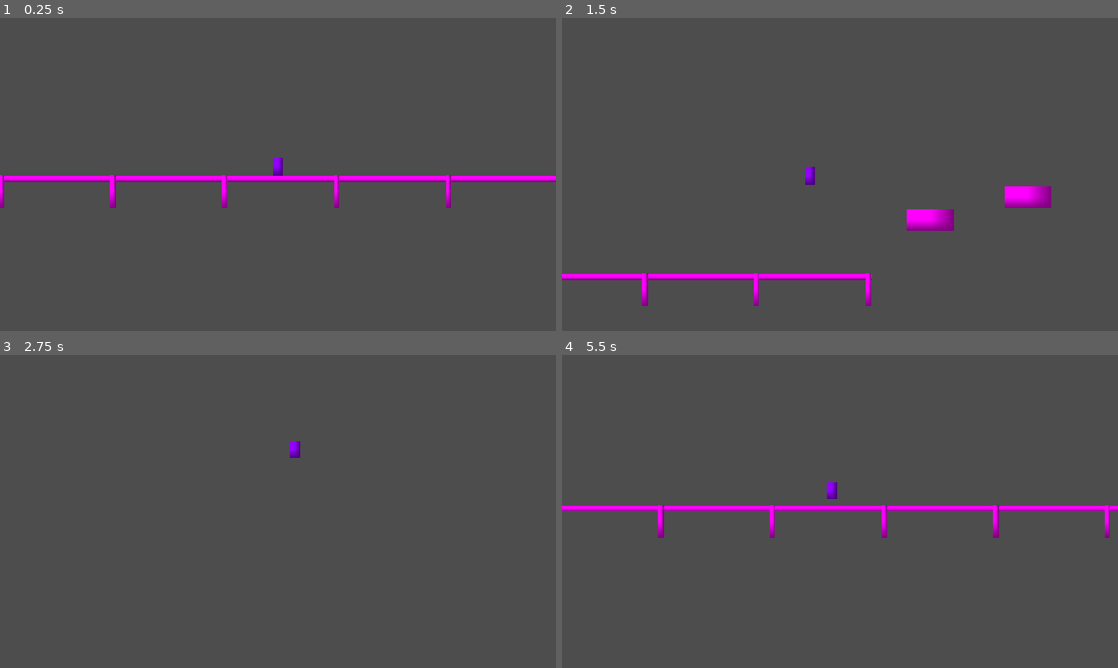
Above: before the commit, frames 1-4 (two rows, left to right).
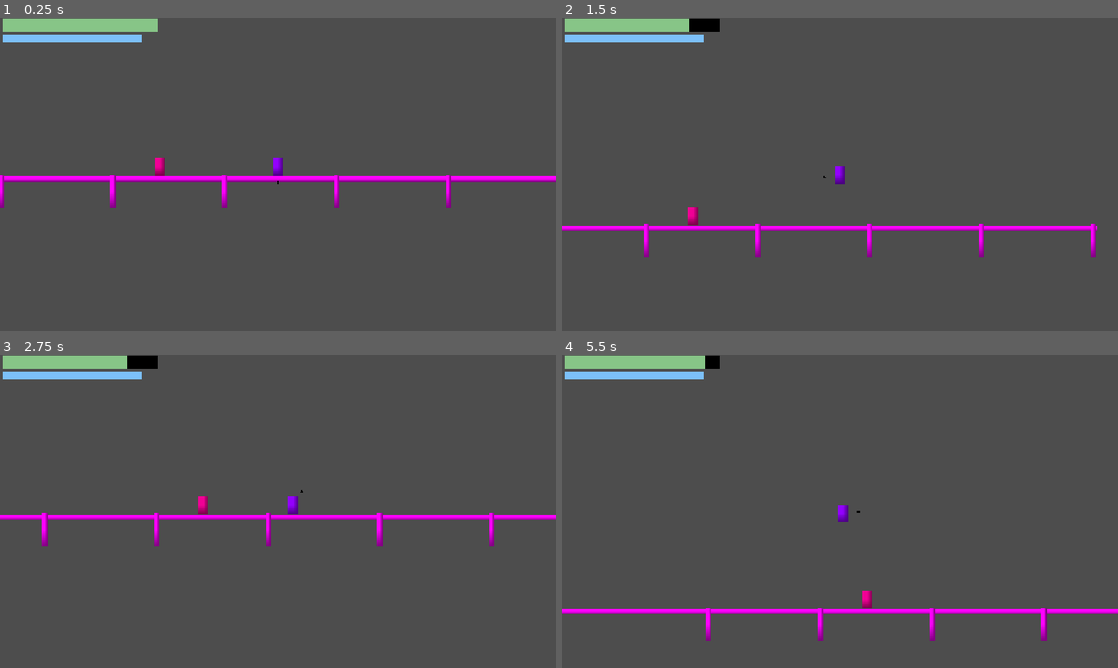
Above: after the commit, the same moments.

Repository: sharwenn-dev/cerulean_eclipse
Game: Godot game, scene res://scenes/test_world.tscn
The game is run twice, just before and just after one commit, with the same random seed, the same clock (stepped at 60 frames per second) and the same inputs.
Inputs (mouse positions are in pixels of both pictures, inside the frame that each line leads up to):
- Up to frame 1 (0.25 s): no input
- Up to frame 2 (1.5 s): tap Enter (ui_accept) at 0.5, 0.77, 1.07 s; move the mouse to (962, 158) at 0.52 s; hold D (ui_right) from 0.53 s (still down); click (962, 158) at 0.6 s; tap H (test_damage, bound only after the commit) at 0.8, 1.35 s; move the mouse to (728, 190) at 1.27 s
- Up to frame 3 (2.75 s): tap Enter (ui_accept) at 1.52, 1.55, 1.82 s; move the mouse to (333, 442) at 2.02 s; release D (ui_right) at 2.03 s; hold A (ui_left) from 2.03 s (still down); hold Enter (ui_accept) from 2.03 s (still down); click (333, 442) at 2.3 s
- Up to frame 4 (5.5 s): move the mouse to (812, 574) at 2.77 s; release A (ui_left) at 2.78 s; release Enter (ui_accept) at 2.78 s; hold D (ui_right) 2.78-4.28 s; click (812, 574) at 2.85 s; tap Enter (ui_accept) at 3.02, 3.32, 4.52, 4.82 s; tap H (test_damage, bound only after the commit) at 3.05, 3.6, 5.1 s; move the mouse to (1006, 558) at 3.52 s; hold Enter (ui_accept) 3.53-4.28 s; tap R (reset) at 4.15 s; move the mouse to (673, 464) at 4.27 s; hold A (ui_left) 4.28-5.03 s; click (673, 464) at 4.35 s; move the mouse to (867, 511) at 5.02 s; hold D (ui_right) from 5.03 s (still down)

The runs differ from the first frame. In frame 1, 1.9% of the frame differs, in the area x 0-51%, y 0-54%; in frame 2, 6.4%, in the area x 0-97%, y 0-92%; in frame 3, 4.1%; in frame 4, 6.0%.

Commit message:
11/18 m1 logic endeavors
basic m1 timing and logic, endlag and hitstun for future. endlag and hitstun affect speed crudely by making it zero, could be better

Diff:
--- /dev/null
+++ b/entities/hit_dummy.gd
@@ -0,0 +1,12 @@
+extends CharacterBody2D
+
+
+const SPEED = 300.0
+const JUMP_VELOCITY = -400.0
+
+
+func _physics_process(delta: float) -> void:
+	# Add the gravity.
+	if not is_on_floor():
+		velocity += get_gravity() * delta
+	move_and_slide()
--- /dev/null
+++ b/entities/hit_dummy.tscn
@@ -0,0 +1,19 @@
+[gd_scene load_steps=4 format=3 uid="uid://d1k34gusl2yx6"]
+
+[ext_resource type="Script" uid="uid://dhls6b2gh05rt" path="res://entities/hit_dummy.gd" id="1_bixhv"]
+
+[sub_resource type="CapsuleShape2D" id="CapsuleShape2D_w1nkf"]
+
+[sub_resource type="PlaceholderTexture2D" id="PlaceholderTexture2D_bixhv"]
+
+[node name="HitDummy" type="CharacterBody2D" groups=["Enemies"]]
+script = ExtResource("1_bixhv")
+
+[node name="CollisionShape2D" type="CollisionShape2D" parent="."]
+shape = SubResource("CapsuleShape2D_w1nkf")
+
+[node name="Sprite2D" type="Sprite2D" parent="CollisionShape2D"]
+modulate = Color(0.94413567, 0.4548897, 0.58464, 1)
+position = Vector2(0, 4.7683716e-07)
+scale = Vector2(16, 28.000004)
+texture = SubResource("PlaceholderTexture2D_bixhv")
--- a/entities/player.gd
+++ b/entities/player.gd
@@ -11,7 +11,7 @@
 const HOVER_ACCELERATION: float = 2200.0   # Acceleration while hovering
 const ACCELERATION: float = 1200.0         # Default acceleration
 const HOVER_FRICTION: float = 3000.0       # Friction applied when hovering and no input
-const FRICTION: float = 2500.0             # Friction applied on the ground
+const FRICTION: float = 3500.0             # Friction applied on the ground
 
 # Gravity settings
 @export var base_gravity: float = 1000.0
@@ -34,9 +34,15 @@
 var hovering: bool = false
 var momentum: Vector2 = Vector2.ZERO  # Stores horizontal momentum (used for smoother transitions)
 
+# onready zone for hud elements and default children of player
+@onready var hud = $Camera2D/PlayerHud
+@onready var health_bar = $Camera2D/PlayerHud/health_bar
+@onready var hover_bar = $Camera2D/PlayerHud/hover_bar
+
 # Player states
 enum States {IDLE, JUMPING, FALLING, ON_GROUND, HOVERING}
 var state: States = States.IDLE
+var last_state: States = state
 
 # Player data for UI or other systems
 @export var data = {
@@ -44,6 +50,64 @@
 	"health": 100,
 	"hover": 100,
 }
+
+## -----START COMBAT THINGS-----
+# NEXT TIME i will make actually doing damage and detecting hits along with decreasing stun times per hit
+
+enum CombatState { NEUTRAL, ATTACKING, HITSTUN, ENDLAG }
+var combat_state: CombatState = CombatState.NEUTRAL
+
+# also many of these variables will go away when adding data for other weapons
+# they will be specific for the weapon and grabbed from there, not defined here
+var attack_index: int = 0
+var max_combo: int = 5
+var attack_timer: float = 0.0 #
+var attack_reset_time: float = 2  # time before combo reset
+var attack_length: float = 1.5 # attack speed, can only attack again when attack timer is below it
+var endlag_timer: float = 0.0
+var endlag_time: float = 1.0
+var cooldown_timer: float = 0.0
+var cooldown_time: float = 4.0 # how long after endlag before m1 combo can start again
+var hitstun_timer: float = 0.0
+var just_attacked: bool = false
+var can_attack: bool = true
+
+func attack():
+	if combat_state != CombatState.NEUTRAL or not can_attack:
+		return
+
+	combat_state = CombatState.ATTACKING
+	if attack_index < max_combo:
+		attack_index += 1
+		attack_timer = attack_reset_time
+		print("Attack ", attack_index)
+		_activate_hitbox(attack_index)
+		just_attacked = true
+		if attack_index >= max_combo:
+			_start_endlag()
+
+func _start_endlag():
+	endlag_timer = endlag_time
+	velocity = Vector2.ZERO  # big punishment ONLY IF MISSING FINAL ATTACK
+	combat_state = CombatState.ENDLAG
+	print("ENDLAG")
+
+func reset_combo():
+	attack_index = 0
+	attack_timer = 0
+	if combat_state == CombatState.ATTACKING:
+		combat_state = CombatState.NEUTRAL
+
+func apply_hitstun(dur: float):
+	hitstun_timer = dur
+	velocity = Vector2.ZERO  # stop player when hit just for testing
+	combat_state = CombatState.HITSTUN
+
+func _activate_hitbox(index: int):
+	# connect this to Area2D hitbox
+	print("hitbox active for attack ", index)
+
+## -----END COMBAT THINGS-----
 
 # State handlers for organization
 var state_handlers := {}
@@ -58,8 +122,12 @@
 		States.HOVERING: _enter_hovering,
 	}
 
+	# other player setup
+	hud.show()
+
 # Change player state and call corresponding enter function
 func set_state(new_state) -> void:
+	last_state = state
 	state = new_state
 	if state_handlers.has(state):
 		state_handlers[state].call()
@@ -80,6 +148,18 @@
 func _enter_hovering():
 	gravity = hover_gravity
 	is_jumping = false  # Reset jump status while hovering
+
+func take_damage(amount: int):
+	data.health -= amount
+
+	if data.health < 0: # clamp may or may not be needed
+		data.health = 0
+
+	apply_hitstun(1)
+
+	if data.health <= 0:
+		# death mechanics
+		get_tree().call_deferred("reload_current_scene")
 
 # Apply a normal jump
 func do_jump():
@@ -99,14 +179,69 @@
 	jump_timer = 0.0
 	jump_buffer = 0.0
 
+# for now this is only for hud updates
+func _process(_delta: float) -> void:
+	health_bar.max_value = data.max_health
+	health_bar.value = data.health
+	hover_bar.value = data.hover
+
 func _physics_process(delta: float) -> void:
 	# Get player input
 	var input_x = Input.get_axis("ui_left", "ui_right")
 	var input_y = Input.get_axis("ui_up", "ui_down")
 
-	# Reset button functionality
-	if Input.is_action_just_pressed("reset"):
+	# TESTING BUTTONS
+	if Input.is_action_just_pressed("reset"): # R key
 		get_tree().call_deferred("reload_current_scene")
+	if Input.is_action_just_pressed("test_damage"): # H key
+		take_damage(10)
+
+	## -----START COMBAT THINGS-----
+
+	# attack inputs
+	if Input.is_action_just_pressed("attack"):
+		if combat_state == CombatState.NEUTRAL:
+			attack()
+		# could add if statement here to queue up attacks if pressed early
+
+	# hitstun
+	if combat_state == CombatState.HITSTUN:
+		hitstun_timer -= delta
+		if hitstun_timer <= 0:
+			combat_state = CombatState.NEUTRAL
+		move_and_slide()
+		return
+
+	# endlag and cooldowns
+	if combat_state == CombatState.ENDLAG:
+		endlag_timer -= delta
+		velocity = Vector2.ZERO
+
+		if endlag_timer <= 0.0:
+			combat_state = CombatState.NEUTRAL
+			can_attack = false
+			reset_combo()
+			cooldown_timer = cooldown_time
+			return
+		move_and_slide()
+		return
+	if cooldown_timer > 0.0:
+		cooldown_timer -= delta
+	else:
+		if can_attack == false:
+			print("REFRESHED!")
+			can_attack = true
+
+	# attack timer for combo continuation
+	if combat_state == CombatState.ATTACKING or just_attacked:
+		attack_timer -= delta
+		if attack_timer <= attack_length:
+			combat_state = CombatState.NEUTRAL
+		if attack_timer <= 0:
+			just_attacked = false
+			reset_combo()
+
+	## -----END COMBAT THINGS-----
 
 	# Hovering state handling
 	if state == States.HOVERING:
--- a/entities/player.tscn
+++ b/entities/player.tscn
@@ -1,13 +1,17 @@
-[gd_scene load_steps=5 format=3 uid="uid://bbvejlpo6idx6"]
+[gd_scene load_steps=8 format=3 uid="uid://bbvejlpo6idx6"]
 
 [ext_resource type="Script" uid="uid://bplvu181dh666" path="res://entities/player.gd" id="1_merdl"]
 [ext_resource type="Script" uid="uid://dkhdubccdvsx1" path="res://entities/player_camera.gd" id="2_b0kkn"]
+[ext_resource type="Script" uid="uid://dupdght4tujt6" path="res://entities/sprite_2d.gd" id="3_e4p34"]
+[ext_resource type="PackedScene" uid="uid://dl6f3d2ia0dw6" path="res://menus/playerHUD.tscn" id="3_rfe5m"]
 
 [sub_resource type="CapsuleShape2D" id="CapsuleShape2D_u3f3p"]
 
 [sub_resource type="PlaceholderTexture2D" id="PlaceholderTexture2D_merdl"]
 
-[node name="Player" type="CharacterBody2D"]
+[sub_resource type="PlaceholderTexture2D" id="PlaceholderTexture2D_b0kkn"]
+
+[node name="Player" type="CharacterBody2D" groups=["Players"]]
 script = ExtResource("1_merdl")
 
 [node name="CollisionShape2D" type="CollisionShape2D" parent="."]
@@ -25,3 +29,12 @@
 position_smoothing_enabled = true
 position_smoothing_speed = 10.0
 script = ExtResource("2_b0kkn")
+
+[node name="PlayerHud" parent="Camera2D" instance=ExtResource("3_rfe5m")]
+
+[node name="Sprite2D" type="Sprite2D" parent="."]
+visible = false
+modulate = Color(0, 0, 0, 1)
+scale = Vector2(4, 4)
+texture = SubResource("PlaceholderTexture2D_b0kkn")
+script = ExtResource("3_e4p34")
--- /dev/null
+++ b/entities/sprite_2d.gd
@@ -0,0 +1,15 @@
+extends Sprite2D
+
+var radius := 25.0 # can be changed to any radius, equivalent to -y level for testing heights
+
+func _ready() -> void:
+	self.show()
+
+# basic circle math i have to look up every time i do it
+func _process(delta):
+	var mouse_global = get_global_mouse_position()
+	var player_global = get_parent().global_position
+	var dir = (mouse_global - player_global).normalized()
+
+	position = dir * radius
+	rotation = dir.angle()
--- /dev/null
+++ b/menus/playerHUD.tscn
@@ -0,0 +1,33 @@
+[gd_scene load_steps=4 format=3 uid="uid://dl6f3d2ia0dw6"]
+
+[sub_resource type="StyleBoxFlat" id="StyleBoxFlat_wqmpv"]
+bg_color = Color(0, 0, 0, 1)
+
+[sub_resource type="StyleBoxFlat" id="StyleBoxFlat_ejmpi"]
+bg_color = Color(0.5297382, 0.77174443, 0.5309736, 1)
+
+[sub_resource type="StyleBoxFlat" id="StyleBoxFlat_gg6iw"]
+bg_color = Color(0.4881233, 0.7542046, 0.9737187, 1)
+
+[node name="PlayerHud" type="CanvasLayer"]
+visible = false
+
+[node name="health_bar" type="ProgressBar" parent="."]
+offset_left = 7.0
+offset_top = 3.0
+offset_right = 328.0
+offset_bottom = 30.0
+theme_override_styles/background = SubResource("StyleBoxFlat_wqmpv")
+theme_override_styles/fill = SubResource("StyleBoxFlat_ejmpi")
+value = 50.0
+show_percentage = false
+
+[node name="hover_bar" type="ProgressBar" parent="."]
+offset_left = 7.0
+offset_top = 36.0
+offset_right = 295.0
+offset_bottom = 49.0
+theme_override_styles/background = SubResource("StyleBoxFlat_wqmpv")
+theme_override_styles/fill = SubResource("StyleBoxFlat_gg6iw")
+value = 50.0
+show_percentage = false
--- a/project.godot
+++ b/project.godot
@@ -55,3 +55,13 @@
 "events": [Object(InputEventKey,"resource_local_to_scene":false,"resource_name":"","device":-1,"window_id":0,"alt_press …(192 unchanged characters)…
 ]
 }
+test_damage={
+"deadzone": 0.2,
+"events": [Object(InputEventKey,"resource_local_to_scene":false,"resource_name":"","device":-1,"window_id":0,"alt_pressed":false,"shift_pressed":false,"ctrl_pressed":false,"meta_pressed":false,"pressed":false,"keycode":0,"physical_keycode":72,"key_label":0,"unicode":104,"location":0,"echo":false,"script":null)
+]
+}
+attack={
+"deadzone": 0.2,
+"events": [Object(InputEventMouseButton,"resource_local_to_scene":false,"resource_name":"","device":-1,"window_id":0,"alt_pressed":false,"shift_pressed":false,"ctrl_pressed":false,"meta_pressed":false,"button_mask":1,"position":Vector2(380, 16),"global_position":Vector2(389, 64),"factor":1.0,"button_index":1,"canceled":false,"pressed":true,"double_click":false,"script":null)
+]
+}
--- a/scenes/test_world.tscn
+++ b/scenes/test_world.tscn
@@ -1,6 +1,7 @@
-[gd_scene load_steps=5 format=3 uid="uid://rswxc6a0a8t4"]
+[gd_scene load_steps=6 format=3 uid="uid://rswxc6a0a8t4"]
 
 [ext_resource type="PackedScene" uid="uid://bbvejlpo6idx6" path="res://entities/player.tscn" id="1_kyfjp"]
+[ext_resource type="PackedScene" uid="uid://d1k34gusl2yx6" path="res://entities/hit_dummy.tscn" id="2_amxg5"]
 
 [sub_resource type="RectangleShape2D" id="RectangleShape2D_vcg8s"]
 size = Vector2(896.5, 37)
@@ -186,3 +187,6 @@
 
 [node name="Player" parent="." instance=ExtResource("1_kyfjp")]
 position = Vector2(0, -41)
+
+[node name="HitDummy" parent="." instance=ExtResource("2_amxg5")]
+position = Vector2(-188, -24)
Not shown, added: entities/hit_dummy.gd.uid
Not shown, added: entities/sprite_2d.gd.uid
